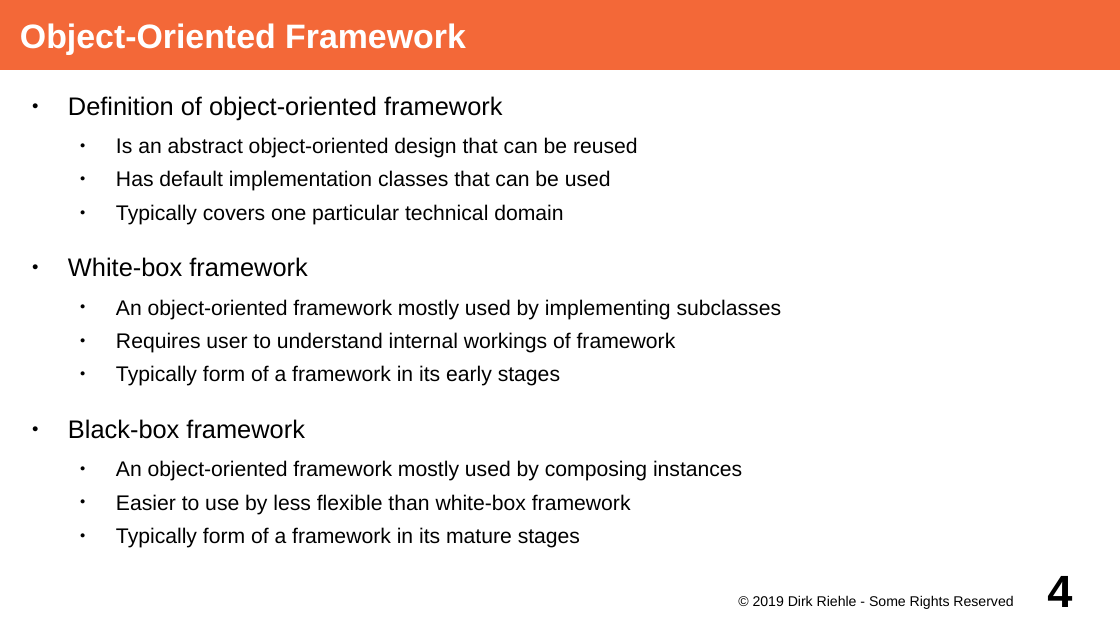
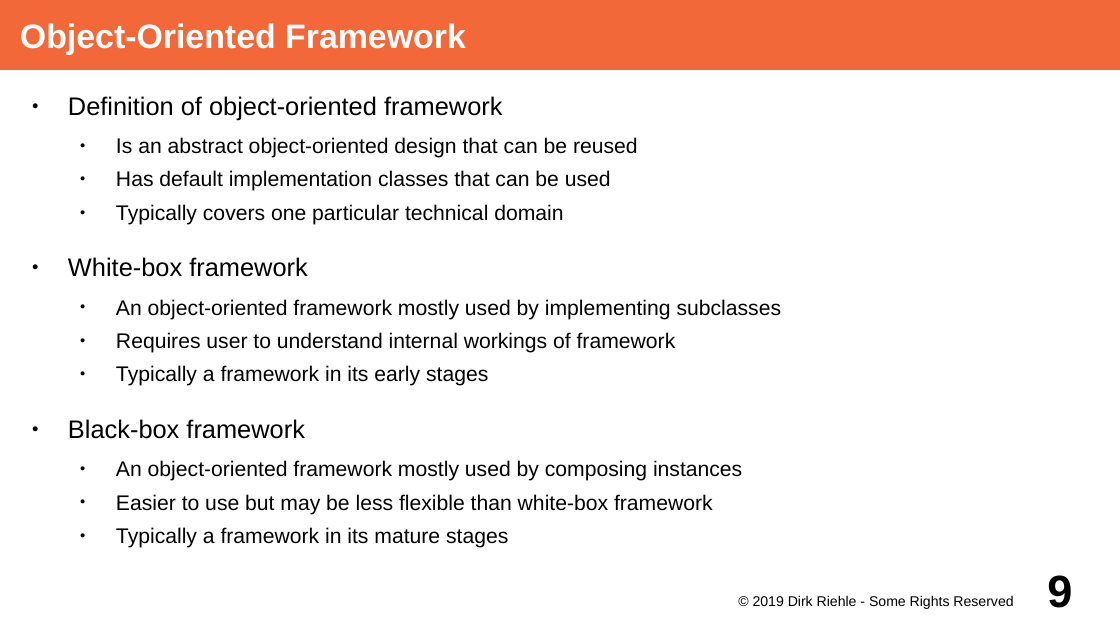
Before and after one commit to dirkriehle/adap-course, a slide deck: slide 9 of Lecture Slides/ADAP C12 - Object-oriented Frameworks.odp (slide 4 before the commit). Drawn at 1120x630 pixels with LibreOffice and Linux fonts; fonts in the diff are those of the drawing. Boxes give left, top, right and bottom in pixels: in the first picture for what was removed or moved away, otherwise in the second. Text is boxed around its words. In the diff, an @@ line names an element or a change of style, - is before the commit and + after.

Commit message:
Some progress on final slide deck re: object oriented frameworks

```diff
--- a/Lecture Slides/ADAP C12 - Object-oriented Frameworks.odp
+++ b/Lecture Slides/ADAP C12 - Object-oriented Frameworks.odp
@@ text at <box>116,365,488,386</box>: text changed @@
-  ● Typically form of a framework in its early stages
+  ● Typically a framework in its early stages
@@ text at <box>116,494,713,548</box>: text changed @@
-  ● Easier to use by less flexible than white-box framework
-  ● Typically form of a framework in its mature stages
+  ● Easier to use but may be less flexible than white-box framework
+  ● Typically a framework in its mature stages
@@ page number at <box>1047,575,1072,608</box>: text changed @@
-4
+9
```
Also in this commit, not shown: 6 other slides changed, 8 slides added, 1 slide removed, 1 other file.
